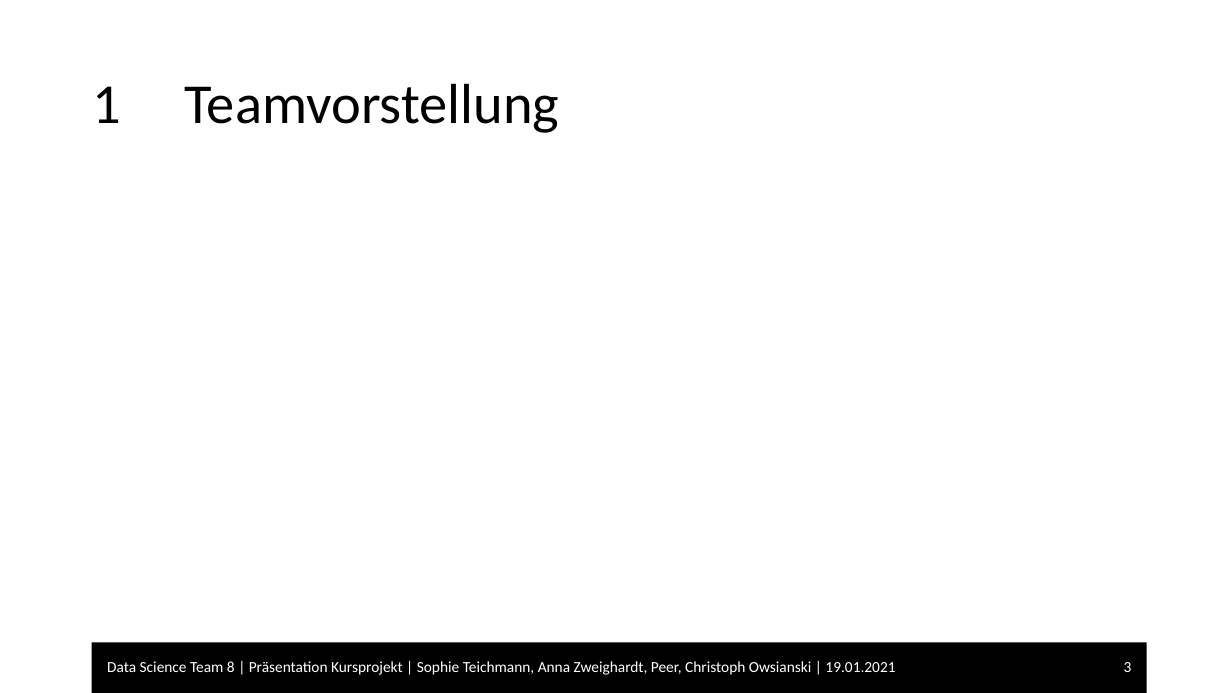
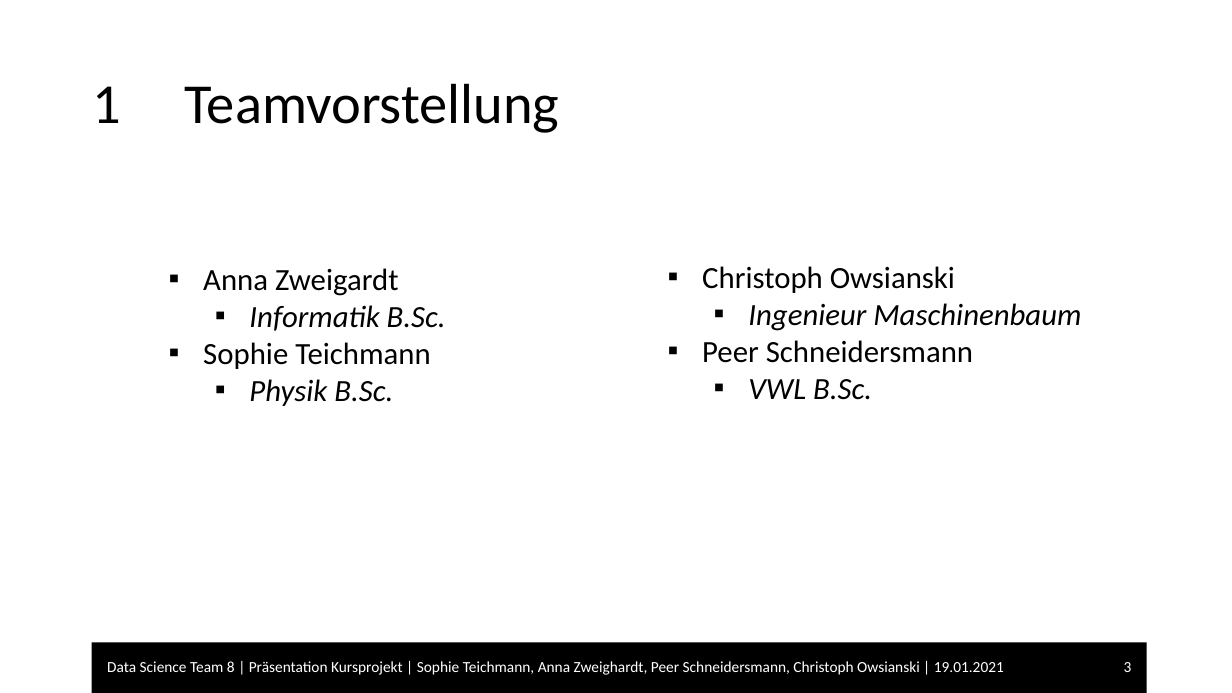
Before and after one commit to christophson3/Data-science-Team-8, a slide deck: slide 3 of Präsentation_Kursprojekt_Team8.pptx. Drawn at 1232x693 pixels with LibreOffice and Linux fonts; fonts in the diff are those of the drawing; background and template pictures are left out. Boxes give left, top, right and bottom in pixels: in the first picture for what was removed or moved away, otherwise in the second. Text is boxed around its words. In the diff, an @@ line names an element or a change of style, - is before the commit and + after.

Commit message:
PPX-Update_Peer

```diff
--- a/Präsentation_Kursprojekt_Team8.pptx
+++ b/Präsentation_Kursprojekt_Team8.pptx
@@ text added at [203,268,446,406], 24 pt, text #000000 @@
+▪ Anna Zweigardt
+  ▪ Informatik B.Sc.
+▪ Sophie Teichmann
+  ▪ Physik B.Sc.
@@ text added at [702,266,1081,400], 24 pt, text #000000 @@
+▪ Christoph Owsianski
+  ▪ Ingenieur Maschinenbaum
+▪ Peer Schneidersmann
+  ▪ VWL B.Sc.
@@ text at [107,661,1004,675]: text changed @@
-Data Science Team 8 | Präsentation Kursprojekt | Sophie Teichmann, Anna Zweighardt, Peer, Christoph Owsianski | 19.01.2021
+Data Science Team 8 | Präsentation Kursprojekt | Sophie Teichmann, Anna Zweighardt, Peer Schneidersmann, Christoph Owsianski | 19.01.2021
```
Also in this commit, not shown: 5 other slides changed.
